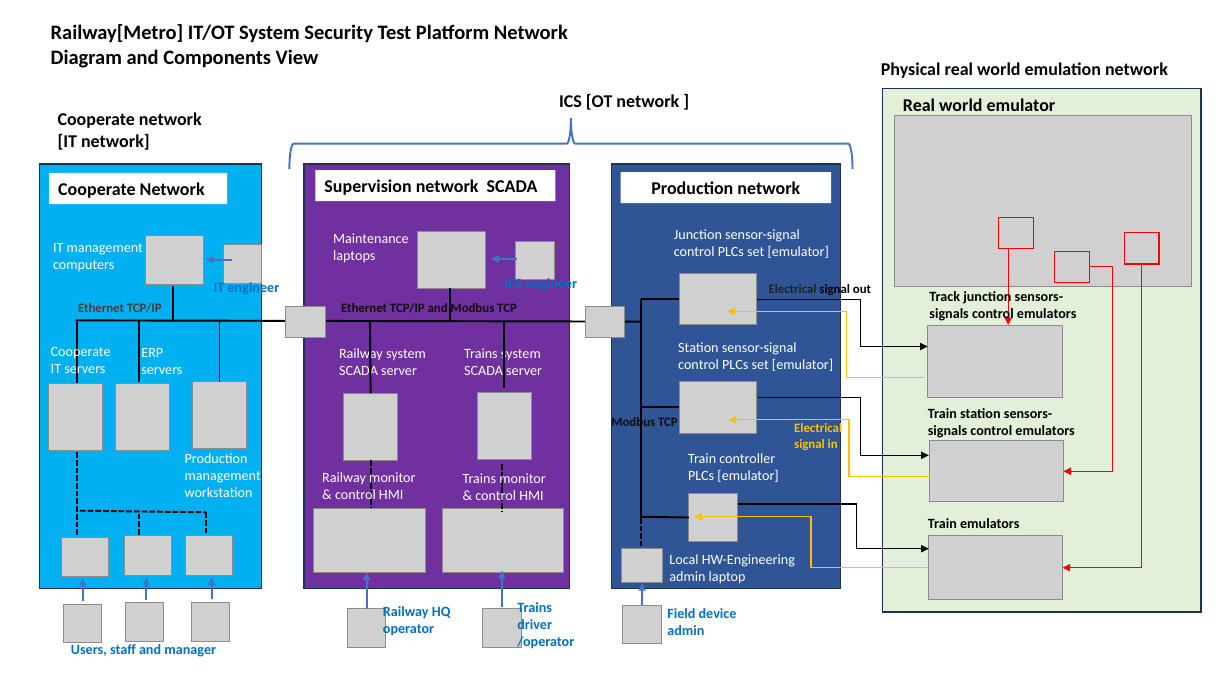
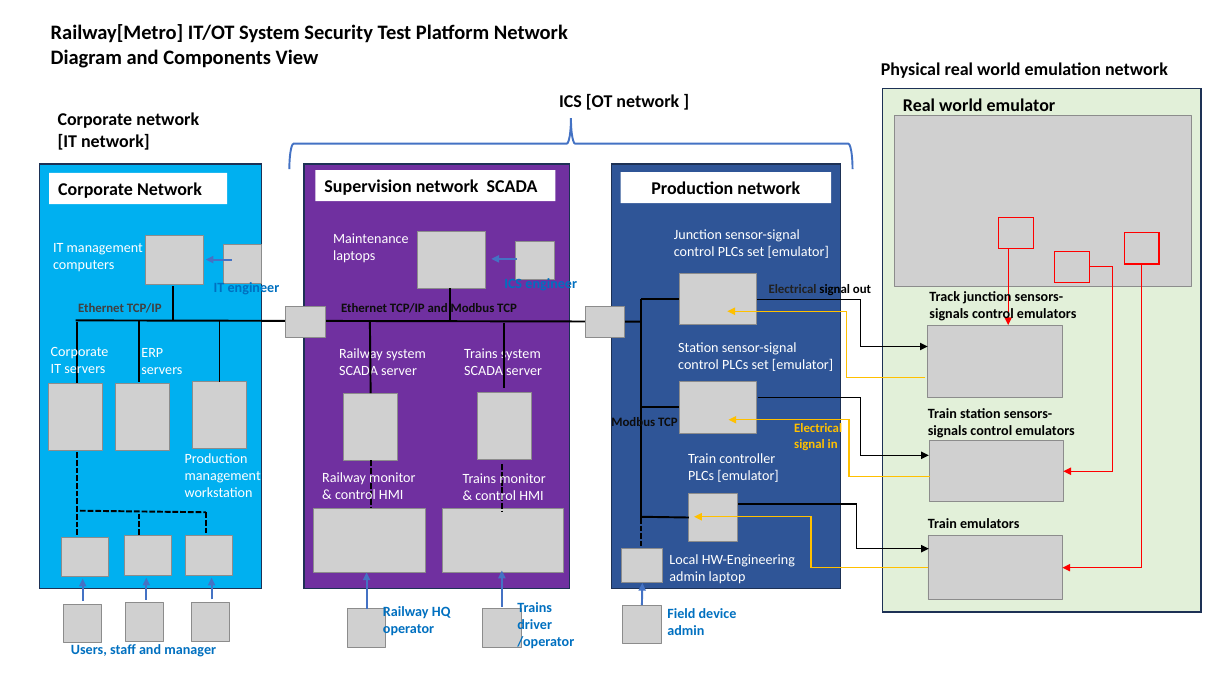
Before and after one commit to mrminhaz87/Railway-IT-OT-Demo, a slide deck: slide 22 of doc/designDoc.pptx. Drawn at 1232x693 pixels with LibreOffice and Linux fonts; fonts in the diff are those of the drawing; grey boxes stand for pictures. Boxes give left, top, right and bottom in pixels: in the first picture for what was removed or moved away, otherwise in the second. Text is boxed around its words. In the diff, an @@ line names an element or a change of style, - is before the commit and + after.

```diff
--- a/doc/designDoc.pptx
+++ b/doc/designDoc.pptx
@@ text at (58, 112, 199, 150): text changed @@
-Cooperate network [IT network]
+Corporate network [IT network]
@@ text in rectangle at (58, 182, 202, 198): text changed @@
-Cooperate Network
+Corporate Network
@@ text at (51, 344, 109, 377): text changed @@
-Cooperate IT servers
+Corporate IT servers
```
Also in this commit, not shown: 2 other slides changed, 2 slides added, 2 other files.
